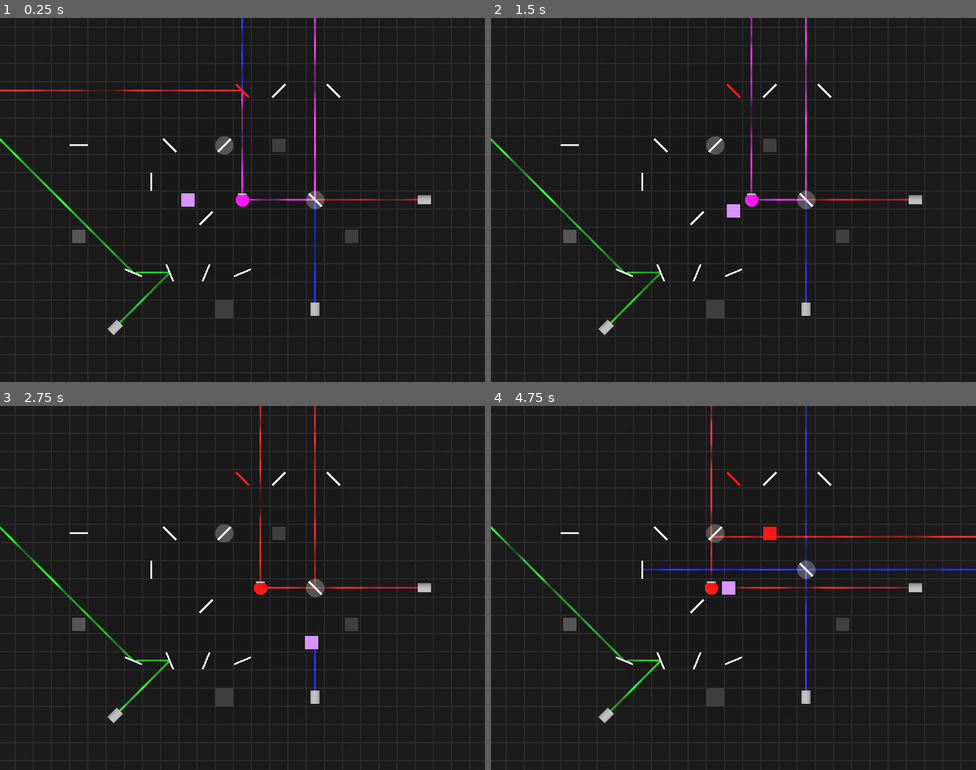
Above: before the commit, frames 1-4 (two rows, left to right).
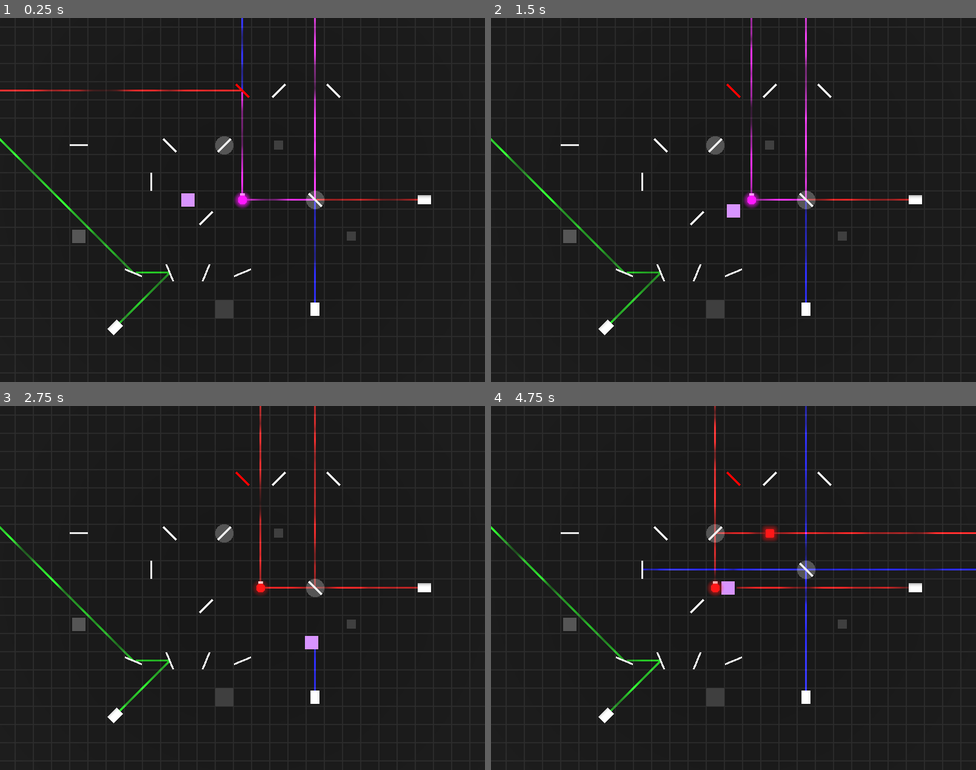
Above: after the commit, the same moments.

Repository: RiverApril/EnergyJam
Game: Godot game, scene res://levels/playground.tscn
The game is run twice, just before and just after one commit, with the same random seed, the same clock (stepped at 60 frames per second) and the same inputs.
Inputs (mouse positions are in pixels of both pictures, inside the frame that each line leads up to):
- Up to frame 1 (0.25 s): no input
- Up to frame 2 (1.5 s): tap Enter at 0.5 s; move the mouse to (840, 181) at 0.52 s; hold D (Right) 0.53-1.28 s; tap Z (Undo) at 0.6, 1.35 s; move the mouse to (636, 218) at 1.27 s; hold S (Down) from 1.28 s (still down)
- Up to frame 3 (2.75 s): move the mouse to (291, 507) at 2.02 s; release S (Down) at 2.03 s; hold D (Right) from 2.03 s (still down); tap Z (Undo) at 2.1 s
- Up to frame 4 (4.75 s): move the mouse to (709, 660) at 2.77 s; release D (Right) at 2.78 s; hold W (Up) 2.78-3.53 s; tap Z (Undo) at 2.85, 3.6, 4.35 s; move the mouse to (879, 642) at 3.52 s; hold A (Left) from 3.53 s (still down); move the mouse to (588, 533) at 4.27 s

The runs differ from the first frame. In frame 1, 0.4% of the frame differs, in the area x 22-89%, y 18-88%; in frame 2, 0.4%; in frame 3, 0.4%; in frame 4, 1.3%, in the area x 22-100%, y 0-88%.

Commit message:
glow shader

Diff:
--- /dev/null
+++ b/materials/emitter_material.tres
@@ -0,0 +1,4 @@
+[gd_resource type="StandardMaterial3D" format=3 uid="uid://c6cv6k87s5djh"]
+
+[resource]
+albedo_color = Color(0.781407, 0.781407, 0.781407, 1)
--- /dev/null
+++ b/materials/glow.gdshader
@@ -0,0 +1,30 @@
+shader_type spatial;
+
+uniform vec3 albedo_color : source_color;
+uniform float pulse_speed = 1.0;
+uniform float distance_power = 2; // 2=circle, bigger=more square, infinity=perfect square
+uniform float solid_radius = 0.25;
+uniform float fade_raidus = 0.5;
+uniform float glow_min = 0.5;
+
+varying vec3 varying_vertex;
+
+void vertex() {
+	varying_vertex = VERTEX;
+}
+
+float distance_func(float x, float y) {
+	return pow(pow(abs(x), distance_power) + pow(abs(y), distance_power), 1.0/distance_power);
+}
+
+void fragment() {
+	ALBEDO = albedo_color;
+	float fade = (sin(pulse_speed*TIME)+1.0)/2.0+glow_min;
+	float dist = distance_func(varying_vertex.x, varying_vertex.z);
+	ALPHA = dist < solid_radius ? 1.0 : fade * (1.0 - dist/fade_raidus);
+}
+
+//void light() {
+	// Called for every pixel for every light affecting the material.
+	// Uncomment to replace the default light processing function with this one.
+//}
--- /dev/null
+++ b/materials/glow_circle_material.tres
@@ -0,0 +1,13 @@
+[gd_resource type="ShaderMaterial" load_steps=2 format=3 uid="uid://chtxl0prnn0h7"]
+
+[ext_resource type="Shader" path="res://materials/glow.gdshader" id="1_imate"]
+
+[resource]
+render_priority = 0
+shader = ExtResource("1_imate")
+shader_parameter/albedo_color = Color(0, 0, 1, 1)
+shader_parameter/pulse_speed = 2.0
+shader_parameter/distance_power = 2.0
+shader_parameter/solid_radius = 0.25
+shader_parameter/fade_raidus = 0.5
+shader_parameter/glow_min = 0.5
--- /dev/null
+++ b/materials/glow_squircle_material.tres
@@ -0,0 +1,13 @@
+[gd_resource type="ShaderMaterial" load_steps=2 format=3 uid="uid://rq3xekywog2m"]
+
+[ext_resource type="Shader" path="res://materials/glow.gdshader" id="1_fepwj"]
+
+[resource]
+render_priority = 0
+shader = ExtResource("1_fepwj")
+shader_parameter/albedo_color = Color(0, 1, 0, 1)
+shader_parameter/pulse_speed = 2.0
+shader_parameter/distance_power = 4.0
+shader_parameter/solid_radius = 0.25
+shader_parameter/fade_raidus = 0.5
+shader_parameter/glow_min = 0.5
--- /dev/null
+++ b/materials/mirror_material.tres
@@ -0,0 +1,5 @@
+[gd_resource type="StandardMaterial3D" format=3 uid="uid://b7s62xo0dsx35"]
+
+[resource]
+albedo_color = Color(0.710047, 0.710047, 0.710047, 1)
+roughness = 0.1
--- a/objects/combiner.tscn
+++ b/objects/combiner.tscn
@@ -1,27 +1,35 @@
-[gd_scene load_steps=11 format=3 uid="uid://wp2nd16mvwmg"]
+[gd_scene load_steps=13 format=3 uid="uid://wp2nd16mvwmg"]
 
 [ext_resource type="Script" path="res://scripts/movable.gd" id="1_xat77"]
+[ext_resource type="Material" uid="uid://bcpx048io8c4u" path="res://materials/off_material.tres" id="2_batp2"]
 [ext_resource type="Script" path="res://scripts/glow.gd" id="2_r7nu4"]
-[ext_resource type="Material" uid="uid://bcpx048io8c4u" path="res://materials/off_material.tres" id="3_mj0ve"]
-[ext_resource type="Material" uid="uid://dsuqswa503vte" path="res://materials/on_material.tres" id="4_p1ovs"]
+[ext_resource type="Material" uid="uid://chtxl0prnn0h7" path="res://materials/glow_circle_material.tres" id="2_v782e"]
+[ext_resource type="Material" uid="uid://c6cv6k87s5djh" path="res://materials/emitter_material.tres" id="2_wrtnu"]
 [ext_resource type="Script" path="res://scripts/emitter.gd" id="5_qqi5m"]
 [ext_resource type="PackedScene" uid="uid://dklh48h2iuehd" path="res://objects/beam.tscn" id="6_nf0dr"]
 
 [sub_resource type="CylinderMesh" id="CylinderMesh_mllb7"]
-top_radius = 0.25
-bottom_radius = 0.25
+material = ExtResource("2_wrtnu")
+top_radius = 0.125
+bottom_radius = 0.125
 height = 0.5
 
 [sub_resource type="CylinderShape3D" id="CylinderShape3D_h4xn7"]
-height = 0.625
+height = 0.5
+radius = 0.125
+
+[sub_resource type="SphereMesh" id="SphereMesh_4rr7s"]
+material = ExtResource("2_batp2")
+radius = 0.25
+height = 0.5
+
+[sub_resource type="SphereShape3D" id="SphereShape3D_hgiph"]
 radius = 0.25
 
-[sub_resource type="SphereMesh" id="SphereMesh_4rr7s"]
-radius = 0.375
-height = 0.75
-
-[sub_resource type="SphereShape3D" id="SphereShape3D_hgiph"]
-radius = 0.375
+[sub_resource type="SphereMesh" id="SphereMesh_ok8vk"]
+material = ExtResource("2_v782e")
+radius = 1.0
+height = 2.0
 
 [node name="Combiner" type="StaticBody3D"]
 script = ExtResource("1_xat77")
@@ -31,30 +39,33 @@
 mesh = SubResource("CylinderMesh_mllb7")
 
 [node name="CollisionShape3D" type="CollisionShape3D" parent="."]
-transform = Transform3D(1, 0, 0, 0, -4.37114e-08, -1, 0, 1, -4.37114e-08, 0, 0, -0.062)
+transform = Transform3D(1, 0, 0, 0, -4.37114e-08, -1, 0, 1, -4.37114e-08, 0, 0, -0.125)
 shape = SubResource("CylinderShape3D_h4xn7")
 
-[node name="Area3D" type="Area3D" parent="."]
+[node name="Combiner Glow Orb" type="Area3D" parent="."]
 collision_layer = 2
 collision_mask = 0
 monitoring = false
 monitorable = false
 
-[node name="Sphere" type="MeshInstance3D" parent="Area3D"]
+[node name="Sphere" type="MeshInstance3D" parent="Combiner Glow Orb"]
 mesh = SubResource("SphereMesh_4rr7s")
 skeleton = NodePath("../..")
 
-[node name="CollisionShape3D" type="CollisionShape3D" parent="Area3D"]
+[node name="CollisionShape3D" type="CollisionShape3D" parent="Combiner Glow Orb"]
 shape = SubResource("SphereShape3D_hgiph")
 
-[node name="Glow" type="Node3D" parent="Area3D" node_paths=PackedStringArray("mesh_instance")]
+[node name="GlowMesh" type="MeshInstance3D" parent="Combiner Glow Orb"]
+mesh = SubResource("SphereMesh_ok8vk")
+skeleton = NodePath("../CollisionShape3D")
+
+[node name="Glow" type="Node3D" parent="Combiner Glow Orb" node_paths=PackedStringArray("base_mesh_instance", "glow_mesh_instance")]
 script = ExtResource("2_r7nu4")
-mesh_instance = NodePath("../Sphere")
-off_material = ExtResource("3_mj0ve")
-on_material = ExtResource("4_p1ovs")
+base_mesh_instance = NodePath("../Sphere")
+glow_mesh_instance = NodePath("../GlowMesh")
 
-[node name="Emitter" type="Node3D" parent="Area3D/Glow"]
+[node name="Emitter" type="Node3D" parent="Combiner Glow Orb/Glow"]
 script = ExtResource("5_qqi5m")
 beam_scene = ExtResource("6_nf0dr")
 
-[node name="Beams" type="Node" parent="Area3D/Glow/Emitter"]
+[node name="Beams" type="Node" parent="Combiner Glow Orb/Glow/Emitter"]
--- a/objects/emitter.tscn
+++ b/objects/emitter.tscn
@@ -1,10 +1,12 @@
-[gd_scene load_steps=6 format=3 uid="uid://csgcpmpema2ta"]
+[gd_scene load_steps=7 format=3 uid="uid://csgcpmpema2ta"]
 
 [ext_resource type="Script" path="res://scripts/emitter.gd" id="1_jfne6"]
+[ext_resource type="Material" uid="uid://c6cv6k87s5djh" path="res://materials/emitter_material.tres" id="2_jg7ut"]
 [ext_resource type="PackedScene" uid="uid://dklh48h2iuehd" path="res://objects/beam.tscn" id="2_o5h2k"]
 [ext_resource type="Script" path="res://scripts/movable.gd" id="3_suqlm"]
 
 [sub_resource type="CylinderMesh" id="CylinderMesh_4x4cm"]
+material = ExtResource("2_jg7ut")
 top_radius = 0.25
 bottom_radius = 0.25
 height = 0.75
--- a/objects/filter.tscn
+++ b/objects/filter.tscn
@@ -1,13 +1,12 @@
 [gd_scene load_steps=7 format=3 uid="uid://dthk2bvne4lc0"]
 
 [ext_resource type="Script" path="res://scripts/movable.gd" id="1_agh2x"]
+[ext_resource type="Material" uid="uid://b7s62xo0dsx35" path="res://materials/mirror_material.tres" id="2_j34rb"]
 [ext_resource type="Script" path="res://scripts/transmit.gd" id="2_vamcj"]
 [ext_resource type="Script" path="res://scripts/mirror.gd" id="3_fg31l"]
 
-[sub_resource type="StandardMaterial3D" id="StandardMaterial3D_v3gys"]
-
 [sub_resource type="CylinderMesh" id="CylinderMesh_x2t8e"]
-material = SubResource("StandardMaterial3D_v3gys")
+material = ExtResource("2_j34rb")
 height = 0.1
 
 [sub_resource type="BoxShape3D" id="BoxShape3D_wudyr"]
--- a/objects/glow_block.tscn
+++ b/objects/glow_block.tscn
@@ -1,16 +1,20 @@
-[gd_scene load_steps=7 format=3 uid="uid://bnnuj7j4mqu3n"]
+[gd_scene load_steps=8 format=3 uid="uid://bnnuj7j4mqu3n"]
 
-[ext_resource type="Material" uid="uid://dsuqswa503vte" path="res://materials/on_material.tres" id="1_8ebb6"]
+[ext_resource type="Material" uid="uid://bcpx048io8c4u" path="res://materials/off_material.tres" id="2_15nlk"]
 [ext_resource type="Script" path="res://scripts/glow.gd" id="2_iokxy"]
-[ext_resource type="Material" uid="uid://bcpx048io8c4u" path="res://materials/off_material.tres" id="3_1w1ir"]
+[ext_resource type="Material" uid="uid://rq3xekywog2m" path="res://materials/glow_squircle_material.tres" id="3_43ibw"]
 [ext_resource type="Script" path="res://scripts/movable.gd" id="4_agwwu"]
 
 [sub_resource type="BoxShape3D" id="BoxShape3D_prb83"]
-size = Vector3(0.75, 0.75, 0.75)
+size = Vector3(0.5, 0.5, 0.5)
 
 [sub_resource type="BoxMesh" id="BoxMesh_hip80"]
-material = ExtResource("1_8ebb6")
-size = Vector3(0.75, 0.75, 0.75)
+material = ExtResource("2_15nlk")
+size = Vector3(0.5, 0.5, 0.5)
+
+[sub_resource type="BoxMesh" id="BoxMesh_3ixml"]
+material = ExtResource("3_43ibw")
+size = Vector3(1.5, 1.5, 1.5)
 
 [node name="Glow Block" type="StaticBody3D"]
 collision_layer = 3
@@ -22,8 +26,10 @@
 [node name="MeshInstance3D" type="MeshInstance3D" parent="."]
 mesh = SubResource("BoxMesh_hip80")
 
-[node name="Glow" type="Node" parent="." node_paths=PackedStringArray("mesh_instance")]
+[node name="GlowMesh" type="MeshInstance3D" parent="."]
+mesh = SubResource("BoxMesh_3ixml")
+
+[node name="Glow" type="Node" parent="." node_paths=PackedStringArray("base_mesh_instance", "glow_mesh_instance")]
 script = ExtResource("2_iokxy")
-mesh_instance = NodePath("../MeshInstance3D")
-off_material = ExtResource("3_1w1ir")
-on_material = ExtResource("1_8ebb6")
+base_mesh_instance = NodePath("../MeshInstance3D")
+glow_mesh_instance = NodePath("../GlowMesh")
--- a/objects/mirror.tscn
+++ b/objects/mirror.tscn
@@ -1,14 +1,11 @@
 [gd_scene load_steps=6 format=3 uid="uid://0h5dr3rsftd4"]
 
 [ext_resource type="Script" path="res://scripts/mirror.gd" id="1_abdlj"]
+[ext_resource type="Material" uid="uid://b7s62xo0dsx35" path="res://materials/mirror_material.tres" id="2_p4dfj"]
 [ext_resource type="Script" path="res://scripts/movable.gd" id="2_pp7xd"]
 
-[sub_resource type="StandardMaterial3D" id="StandardMaterial3D_ggiyc"]
-albedo_color = Color(0.710047, 0.710047, 0.710047, 1)
-roughness = 0.1
-
 [sub_resource type="BoxMesh" id="BoxMesh_68pfo"]
-material = SubResource("StandardMaterial3D_ggiyc")
+material = ExtResource("2_p4dfj")
 size = Vector3(0.1, 1, 1)
 
 [sub_resource type="BoxShape3D" id="BoxShape3D_wudyr"]
--- a/objects/splitter.tscn
+++ b/objects/splitter.tscn
@@ -1,16 +1,13 @@
 [gd_scene load_steps=9 format=3 uid="uid://c8d0jk1h1bh0r"]
 
 [ext_resource type="Script" path="res://scripts/movable.gd" id="1_y6xqt"]
+[ext_resource type="Material" uid="uid://b7s62xo0dsx35" path="res://materials/mirror_material.tres" id="2_7rpyx"]
 [ext_resource type="Material" uid="uid://miti6kg4ca1" path="res://materials/block_material.tres" id="2_plisi"]
 [ext_resource type="Script" path="res://scripts/mirror.gd" id="3_d1qag"]
 [ext_resource type="Script" path="res://scripts/transmit.gd" id="3_dwf2j"]
 
-[sub_resource type="StandardMaterial3D" id="StandardMaterial3D_gkvss"]
-albedo_color = Color(0.710047, 0.710047, 0.710047, 1)
-roughness = 0.1
-
 [sub_resource type="BoxMesh" id="BoxMesh_8li5h"]
-material = SubResource("StandardMaterial3D_gkvss")
+material = ExtResource("2_7rpyx")
 size = Vector3(0.1, 1, 1)
 
 [sub_resource type="CylinderMesh" id="CylinderMesh_oic7c"]
--- a/objects/transmit_glow_block.tscn
+++ b/objects/transmit_glow_block.tscn
@@ -1,17 +1,21 @@
-[gd_scene load_steps=8 format=3 uid="uid://c38gfk35326dg"]
+[gd_scene load_steps=9 format=3 uid="uid://c38gfk35326dg"]
 
 [ext_resource type="Script" path="res://scripts/movable.gd" id="1_ksb0o"]
-[ext_resource type="Material" uid="uid://dsuqswa503vte" path="res://materials/on_material.tres" id="2_30cs1"]
+[ext_resource type="Material" uid="uid://bcpx048io8c4u" path="res://materials/off_material.tres" id="2_01101"]
+[ext_resource type="Material" uid="uid://rq3xekywog2m" path="res://materials/glow_squircle_material.tres" id="3_11jae"]
 [ext_resource type="Script" path="res://scripts/glow.gd" id="3_ws7wy"]
-[ext_resource type="Material" uid="uid://bcpx048io8c4u" path="res://materials/off_material.tres" id="4_wutqu"]
 [ext_resource type="Script" path="res://scripts/transmit.gd" id="5_lp1r7"]
 
 [sub_resource type="BoxShape3D" id="BoxShape3D_prb83"]
-size = Vector3(0.75, 0.75, 0.75)
+size = Vector3(0.5, 0.5, 0.5)
 
 [sub_resource type="BoxMesh" id="BoxMesh_hip80"]
-material = ExtResource("2_30cs1")
-size = Vector3(0.75, 0.75, 0.75)
+material = ExtResource("2_01101")
+size = Vector3(0.5, 0.5, 0.5)
+
+[sub_resource type="BoxMesh" id="BoxMesh_1wh4b"]
+material = ExtResource("3_11jae")
+size = Vector3(1.5, 1.5, 1.5)
 
 [node name="Transmit Glow Block" type="StaticBody3D"]
 collision_layer = 3
@@ -23,11 +27,13 @@
 [node name="MeshInstance3D" type="MeshInstance3D" parent="."]
 mesh = SubResource("BoxMesh_hip80")
 
-[node name="Glow" type="Node" parent="." node_paths=PackedStringArray("mesh_instance")]
+[node name="GlowMesh" type="MeshInstance3D" parent="."]
+mesh = SubResource("BoxMesh_1wh4b")
+
+[node name="Glow" type="Node" parent="." node_paths=PackedStringArray("base_mesh_instance", "glow_mesh_instance")]
 script = ExtResource("3_ws7wy")
-mesh_instance = NodePath("../MeshInstance3D")
-off_material = ExtResource("4_wutqu")
-on_material = ExtResource("2_30cs1")
+base_mesh_instance = NodePath("../MeshInstance3D")
+glow_mesh_instance = NodePath("../GlowMesh")
 
 [node name="Transmit" type="Node" parent="."]
 script = ExtResource("5_lp1r7")
--- a/scripts/glow.gd
+++ b/scripts/glow.gd
@@ -2,11 +2,10 @@
 
 class_name Glow
 
-@export var mesh_instance: MeshInstance3D
-@export var off_material: Material
-@export var on_material: StandardMaterial3D
+@export var base_mesh_instance: MeshInstance3D
+@export var glow_mesh_instance: MeshInstance3D
 
-var colored_on_material: StandardMaterial3D = null
+var colored_glow_material: ShaderMaterial
 var current_RGB: int = 0
 
 const TURN_OFF_TIME = 0.01
@@ -16,10 +15,12 @@
 
 func _ready():
 	EventBus.something_moved_signal.connect(on_something_moved_signal)
-	mesh_instance.material_override = off_material
-
-	if colored_on_material == null:
-		colored_on_material = on_material.duplicate()
+	print(get_parent().name)
+	print(glow_mesh_instance)
+	colored_glow_material = glow_mesh_instance.get_active_material(0).duplicate()
+	glow_mesh_instance.material_override = colored_glow_material
+	glow_mesh_instance.visible = false
+	base_mesh_instance.visible = true
 
 	if has_node("Emitter"):
 		emitter_child = get_node("Emitter")
@@ -29,7 +30,8 @@
 		timer -= delta
 	elif timer < 0.0:
 		timer = 0.0
-		mesh_instance.material_override = off_material
+		glow_mesh_instance.visible = false
+		base_mesh_instance.visible = true
 		update_emitter_child()
 
 
@@ -42,8 +44,9 @@
 	current_RGB |= rgb
 	update_emitter_child()
 
-	colored_on_material.albedo_color = Globals.laser_display_colors[current_RGB]
-	mesh_instance.material_override = colored_on_material
+	colored_glow_material.set_shader_parameter("albedo_color", Globals.laser_display_colors[current_RGB])
+	glow_mesh_instance.visible = true
+	base_mesh_instance.visible = false
 
 func update_emitter_child():
 	if emitter_child != null:
